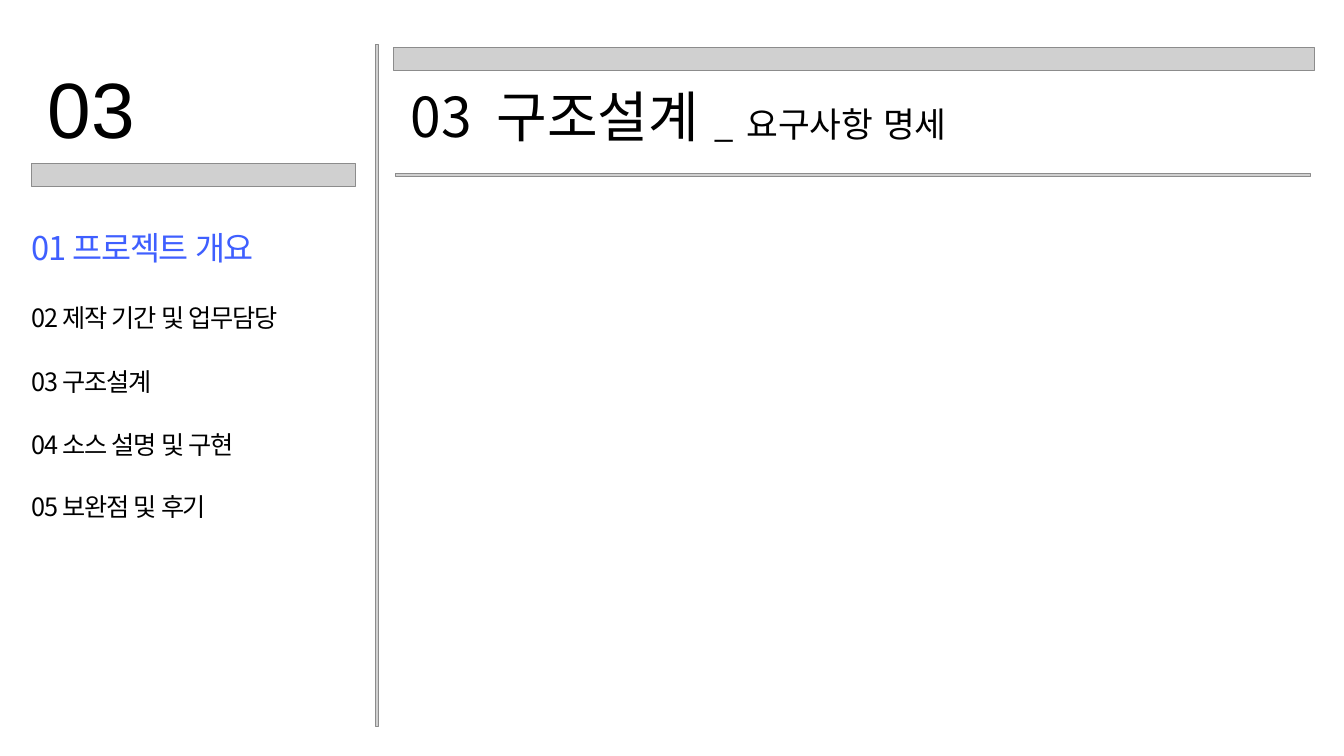
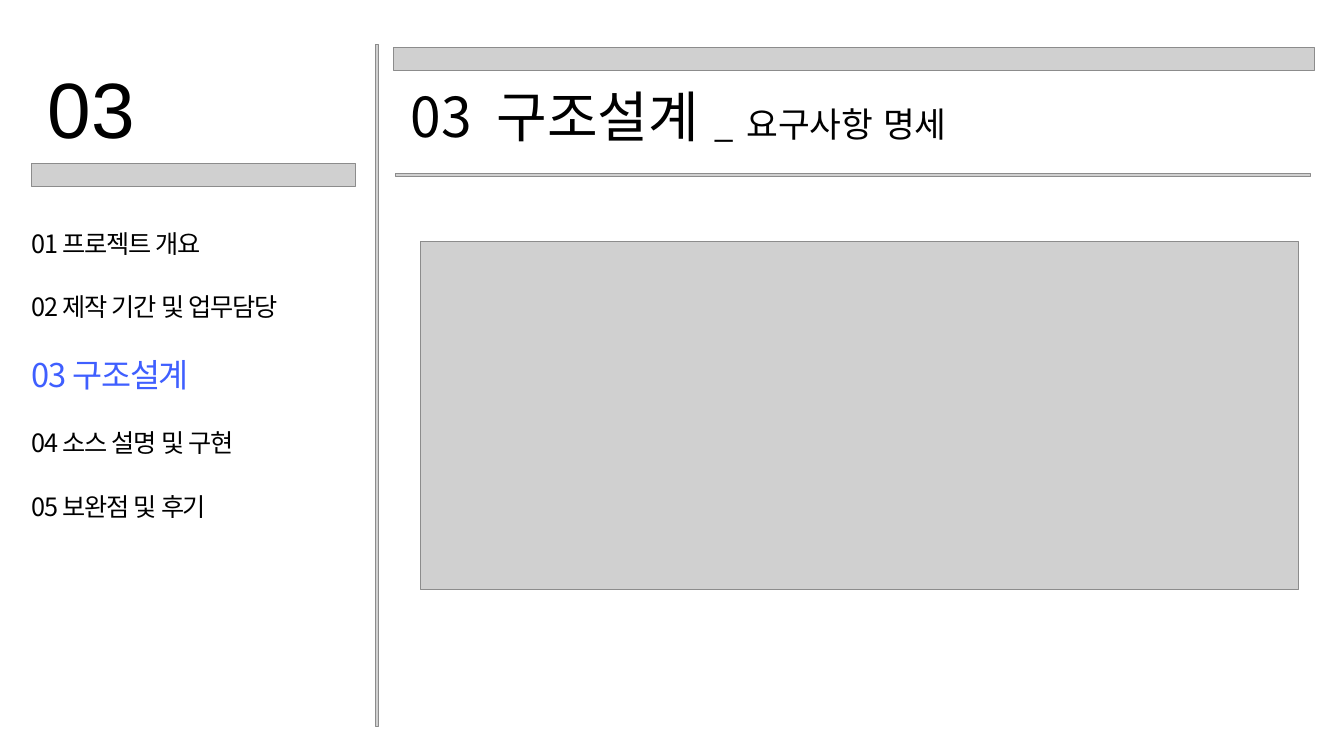
Before and after one commit to jihokim86/-team3-1st-_-project, a slide deck: slide 6 of CLI_직원관리프로그램.pptx (slide 5 before the commit). Drawn at 1344x756 pixels with LibreOffice and Linux fonts; fonts in the diff are those of the drawing; grey boxes stand for pictures. Boxes give left, top, right and bottom in pixels: in the first picture for what was removed or moved away, otherwise in the second. Text is boxed around its words. In the diff, an @@ line names an element or a change of style, - is before the commit and + after.

```diff
--- a/CLI_직원관리프로그램.pptx
+++ b/CLI_직원관리프로그램.pptx
@@ text "01 프로젝트 개요" at box(32, 232, 200, 255): size 35 to 27 pt, text colour #3F5FFF to #000000 @@
@@ picture added at box(420, 241, 1298, 589) @@
@@ text "02 제작 기간 및 업무담당": place and size @@
-text "02 제작 기간 및 업무담당" at box(32, 306, 278, 329)
+text "02 제작 기간 및 업무담당" at box(32, 295, 278, 318)
@@ text "03 구조설계": place and size @@
-text "03 구조설계" at box(32, 370, 152, 393)
+text "03 구조설계" at box(32, 360, 189, 390)
@@ text "03 구조설계" at box(32, 360, 189, 390): size 27 to 35 pt, text colour #000000 to #3F5FFF @@
```
Also in this commit, not shown: 9 other slides changed, 6 slides added, 2 other files.
